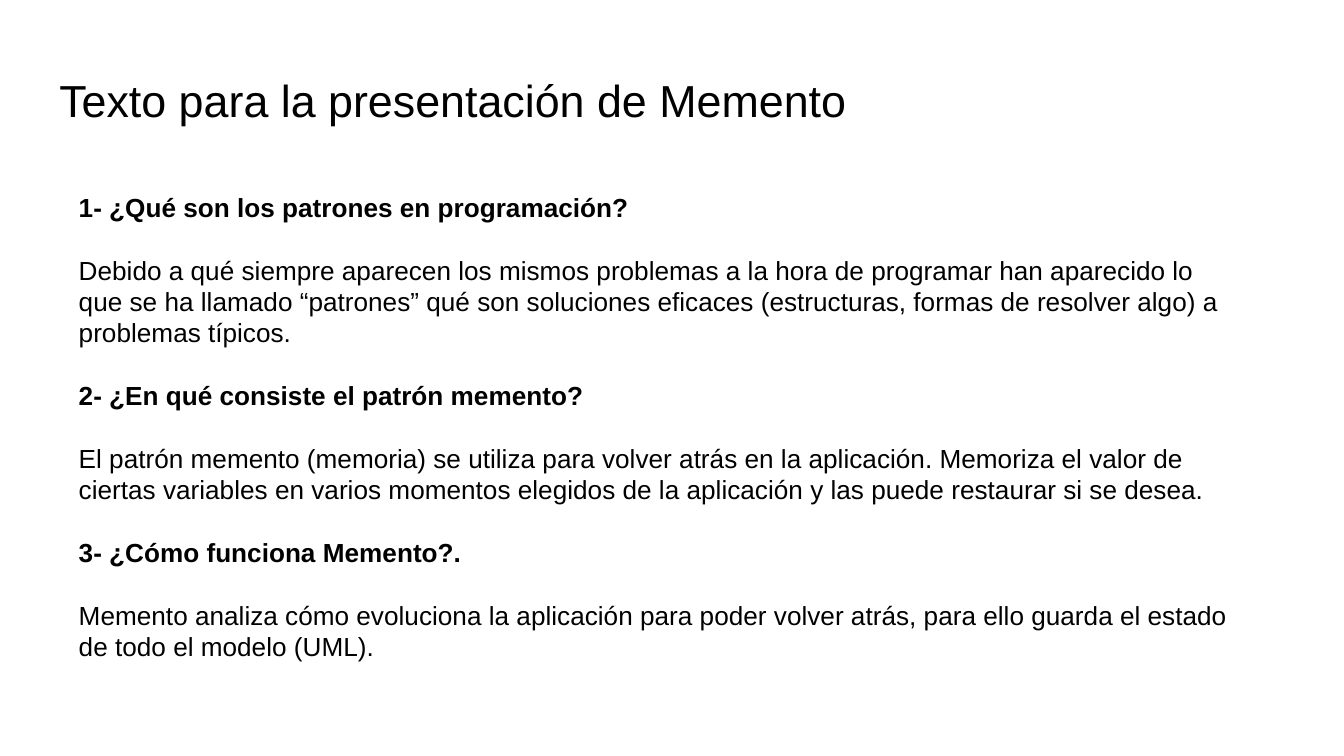
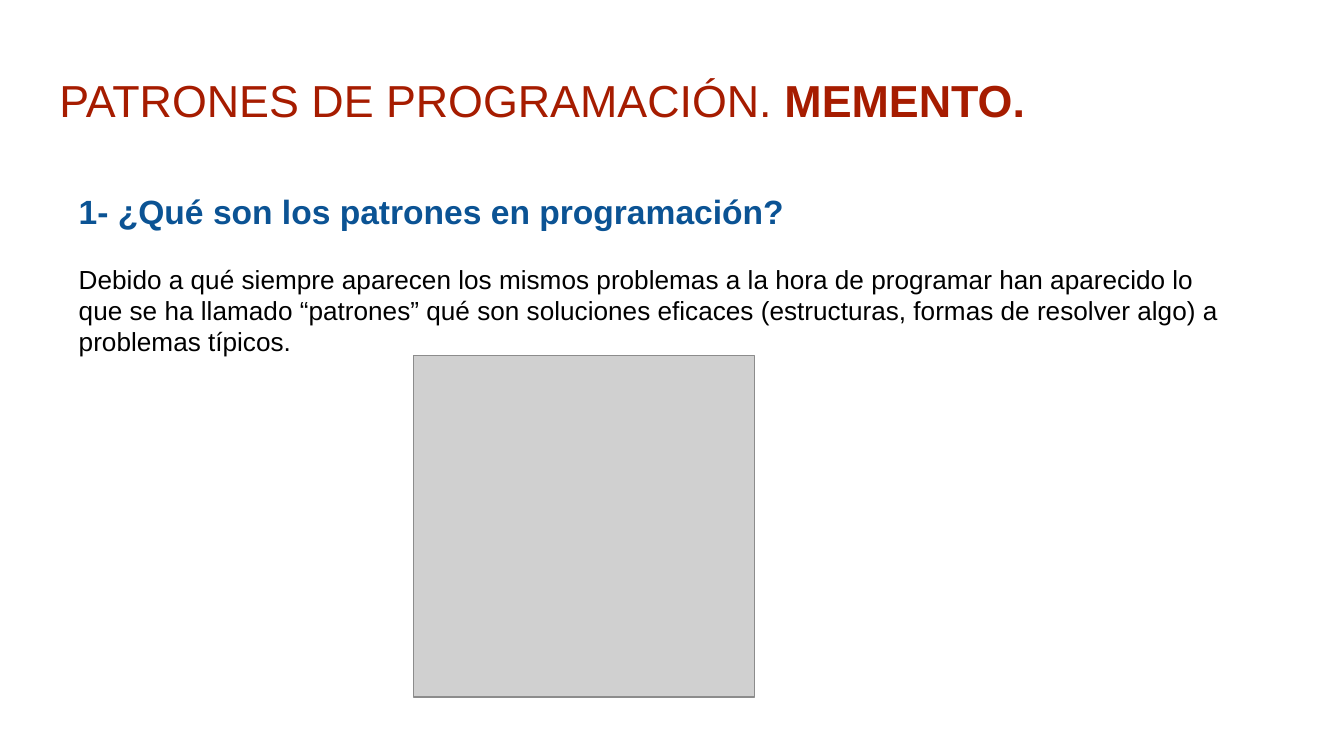
Before and after one commit to nachogarciaprieto/Memento, a slide deck: slide 1 of mementoPresentacionEntornosDesarrolloDAW2019.odp. Drawn at 1344x756 pixels with LibreOffice and Linux fonts; fonts in the diff are those of the drawing; grey boxes stand for pictures. Boxes give left, top, right and bottom in pixels: in the first picture for what was removed or moved away, otherwise in the second. Text is boxed around its words. In the diff, an @@ line names an element or a change of style, - is before the commit and + after.

Commit message:
Finalizada Presentación Memento
Terminada la presentación de Memento.

9 diapositivas con imágenes y animaciones.

```diff
--- a/mementoPresentacionEntornosDesarrolloDAW2019.odp
+++ b/mementoPresentacionEntornosDesarrolloDAW2019.odp
@@ title at (x1=59, y1=82, x2=1025, y2=118): text changed; text colour #000000 to #A61C00 @@
-Texto para la presentación de Memento
+PATRONES DE PROGRAMACIÓN. MEMENTO.
@@ text at (x1=79, y1=199, x2=783, y2=231): size 14 to 18 pt, text colour #000000 to #0B5394 in "1- ¿Qué son los patrones en programación?" @@
@@ picture added at (x1=413, y1=356, x2=754, y2=698) @@
@@ text at (x1=79, y1=386, x2=1227, y2=662): paragraphs removed @@
-2- ¿En qué consiste el patrón memento?
-El patrón memento (memoria) se utiliza para volver atrás en la aplicación. Memoriza el valor de ciertas variables en varios momentos elegidos de la aplicación y las puede restaurar si se desea.
-3- ¿Cómo funciona Memento?.
-Memento analiza cómo evoluciona la aplicación para poder volver atrás, para ello guarda el estado de todo el modelo (UML).
```
Also in this commit, not shown: 2 other slides changed, 6 slides added, 1 other file.
